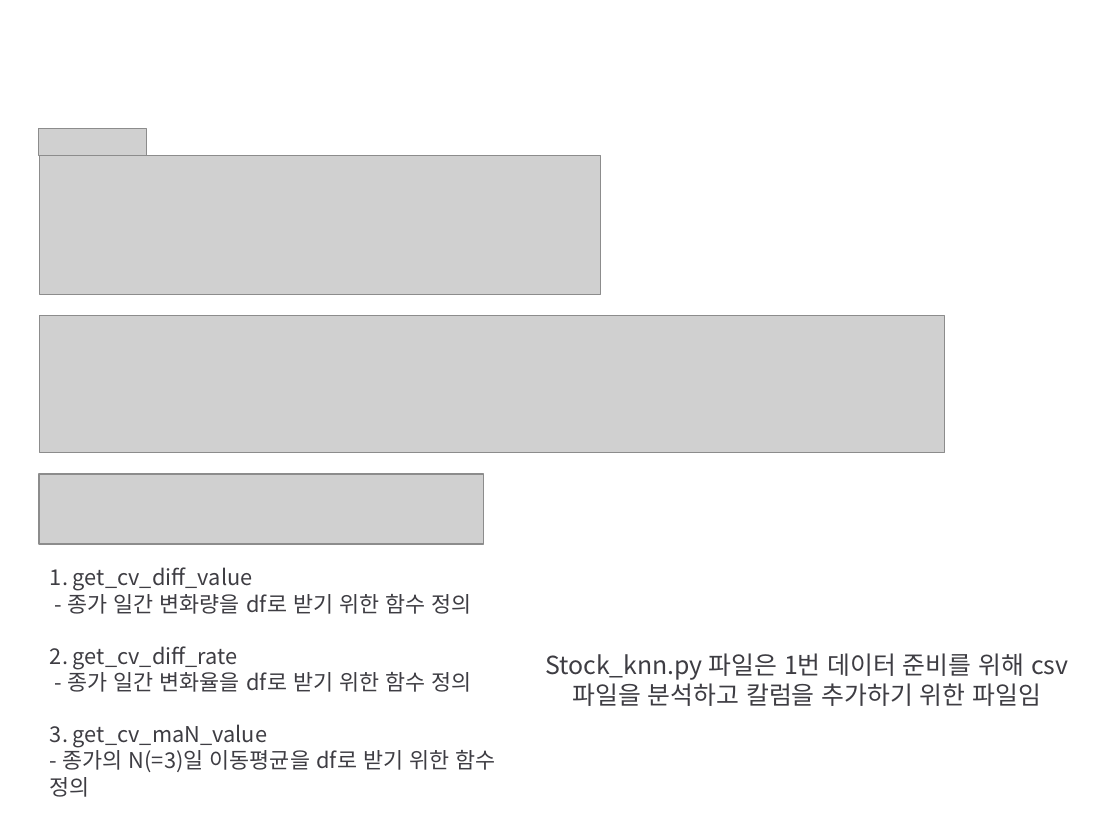
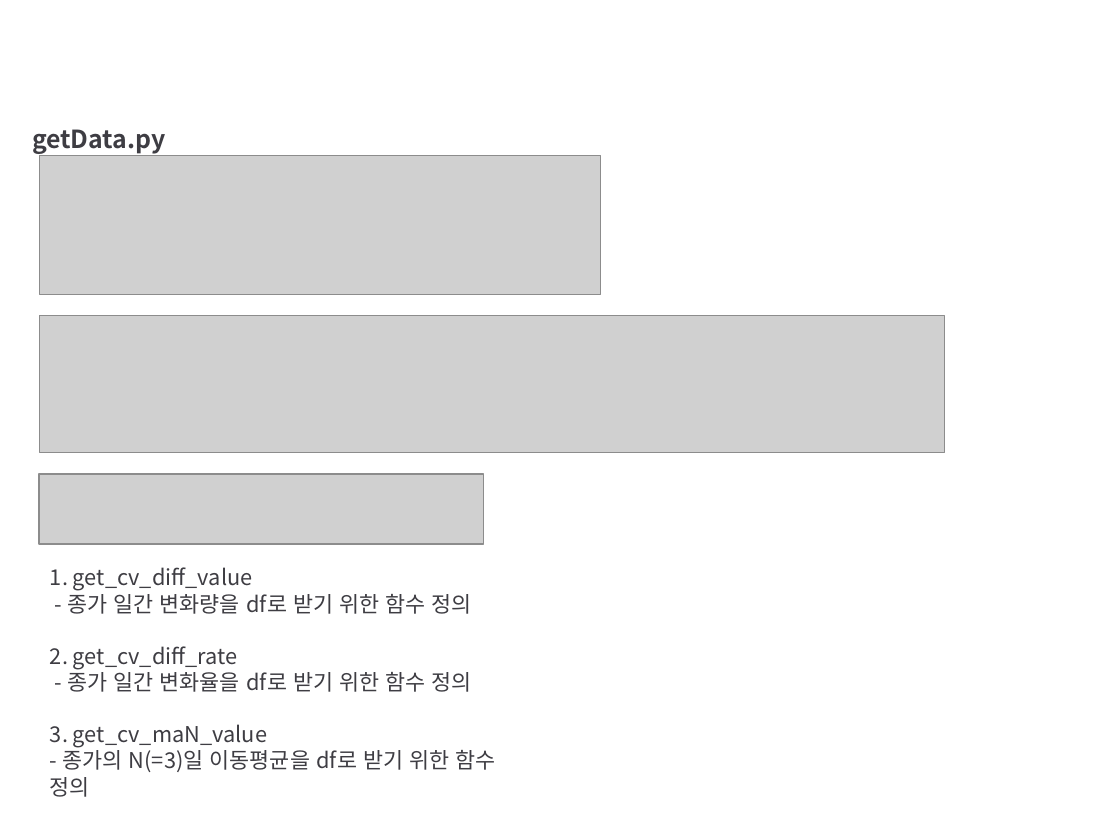
Before and after one commit to leeyunbo/stock_data_knn, a slide deck: slide 13 of practices/빅데이터 팀프로젝트.pptx (slide 12 before the commit). Drawn at 1120x840 pixels with LibreOffice and Linux fonts; fonts in the diff are those of the drawing; grey boxes stand for pictures; background and template pictures are left out. Boxes give left, top, right and bottom in pixels: in the first picture for what was removed or moved away, otherwise in the second. Text is boxed around its words. In the diff, an @@ line names an element or a change of style, - is before the commit and + after.

Commit message:
fixed3.0
손쉽게 컬럼을 변경할 수 있도록 고침
손쉽게 그래프의 범위를 변경할 수 있도록 고침

```diff
--- a/practices/빅데이터 팀프로젝트.pptx
+++ b/practices/빅데이터 팀프로젝트.pptx
@@ text added at (x1=32, y1=129, x2=165, y2=154), 16 pt, text #3E3D43, bold @@
+getData.py
@@ picture removed at (x1=39, y1=129, x2=147, y2=156) @@
@@ text removed at (x1=545, y1=653, x2=1042, y2=706) @@
-Stock_knn.py 파일은 1번 데이터 준비를 위해 csv파일을 분석하고 칼럼을 추가하기 위한 파일임
```
Also in this commit, not shown: 10 other slides changed, 1 slide added, 55 other files.
